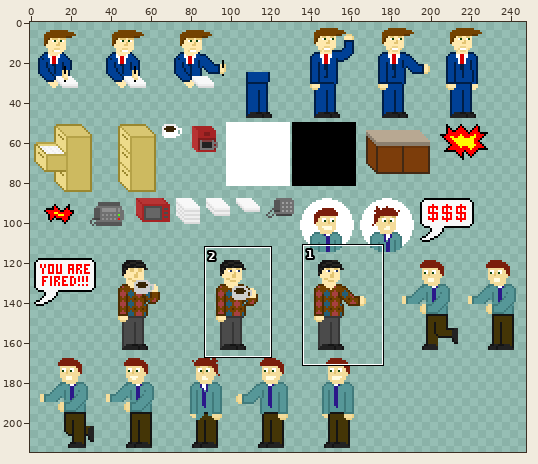
Sprite sheet, stored at src/assets/media/sprites.png. The first picture is a wide view before the edit; the outline marks the close-up.
Close-up. Earlier state:
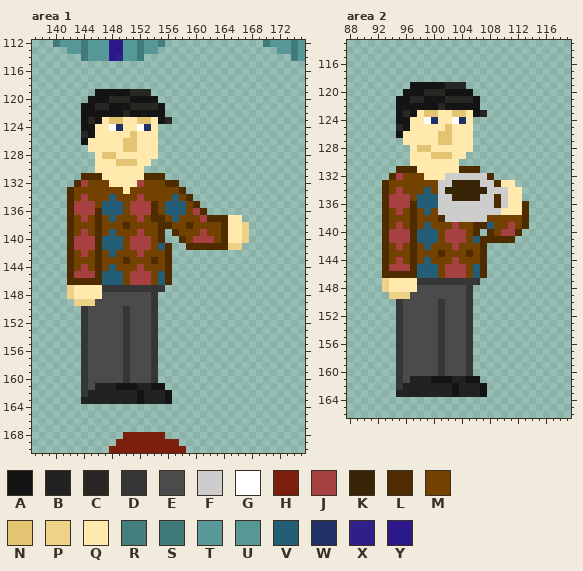
The file is 248x215 pixels. Pixels under 10% opacity are left out. Colours within 5 levels of each other are drawn and written as one. Shown: area 1: x 137..175, y 112..170; area 2: x 88..119, y 113..166. The old version is drawn lined up with the new one, on the new canvas. The wide view leaves out empty margins. The commit also changed other parts of the picture, which this record leaves out.
Palette (. is transparent): A #141414  B #222222  C #292723  D #363636  E #4b4b4b  F #cdcdcd  G #ffffff  H #7b1e0c  J #a74040  K #382406  L #4e2c00  M #744200  N #e3c472  P #edd288  Q #ffe9ad  R #407a7bf3  S #407a7b  T #569798f3  U #569798  V #245e76  W #202f66  X #2b188af3  Y #2b188a
Pixels before, area 1, first column x 140:
112 SUUUSUUUYYUUSUUR..............SUUUSU
113 ..UUSUUUYYUUSUU.................UUSU
114 ....SUUTYXUUS.....................SU
115 ....................................
116 ....................................
117 ....................................
118 ....................................
119 ......AAAAACCC......................
120 .....AAACCCAAAA.....................
121 ....AACCAAACCCCA....................
122 ....AAAAAACAAAAA....................
123 ....ACAQNNQQNNQAC...................
124 ....AAQQGWQQGWQ.....................
125 ....CAQQQQQNQQQ.....................
126 ....AQQQQQNNQQQ.....................
127 .....QQQQQNNQQQ.....................
128 ......QNNQQQQQQ.....................
129 ......QQQNNNQQ......................
130 ......QQQQQQQ.......................
131 ....LLLQQQQQQLLL....................
132 ...LJMMMQQQQJMMMLL..................
133 ..LMMMMMMMQMMMMMMML.................
134 ..LMJMMMVMMMJMMMMVML................
135 ..LJJJMVVVMJJJLMVVVML...............
136 ..LJJJLVVVMJJJLMVVVMJL..............
137 ..LMJMLMVMMMJMLLMVMMMJLLLQQ.........
138 ..LMMMLMMMLMMMMLLMMLMMMMLQQP........
139 ..LMJMLMVMMMJMML.LMMMJMMLQQP........
140 ..LJJJLVVVMJJJML..LMJJJMLQQP........
141 ..LJJJLVVVMJJJMVL..LLLLLLPP.........
142 ..LMJMLMVMMMJMMML...................
143 ..LMMMLMMMLMMMLML...................
144 ..LMJMLMVMMMJMMML...................
145 ..LJJJLVVVMJJJMVL...................
146 ..LLLLLVVVMJJJMVL...................
147 ..PQQQQDDDDDDDDD....................
148 ..PQQQQEEEEEEED.....................
149 ...PPPEEEEEEEED.....................
150 ....DEEEEEDEEED.....................
151 ....DEEEEEDEEED.....................
152 ....DEEEEEDEEED.....................
153 ....DEEEEEDEEED.....................
154 ....DEEEEEDEEED.....................
155 ....DEEEEEDEEED.....................
156 ....DEEEEEDEEED.....................
157 ....DEEEEEDEEED.....................
158 ....DEEEEEDEEED.....................
159 ....DEEEEEDEEED.....................
160 ....DEEEEEDEEED.....................
161 ....DEBBBAAABBAA....................
162 ....DBBBBBBBABBBA...................
163 ....BBBBBBBBABBBA...................
164 ....................................
165 ....................................
166 ....................................
167 ....................................
168 ..........HHHHHH....................
169 .........HHHHHHHHH..................
170 ........HHHHHHHHHHH.................
Pixels before, area 2, first column x 93:
119 ....AAAAACCC.........
120 ...AAACCCAAAA........
121 ..AACCAAACCCCA.......
122 ..AAAAAACAAAAA.......
123 ..ACAQNNQQNNQAC......
124 ..AAQQGWQQGWQ........
125 ..CAQQQQQNQQQ........
126 ..AQQQQQNNQQQ........
127 ...QQQQQNNQQQ........
128 ....QNNQQQQQQ........
129 ....QQQNNNQQ.........
130 ....QQQQQQQ..........
131 ..LLLQQQQQQLLL.......
132 .LJMMMQQQFFFFFFL.....
133 LMMMMMMMFFKKKKFFLQQ..
134 LMJMMMVMFKKKKKKFFFQQ.
135 LJJJMVVVFFKKKKFFLFQQ.
136 LJJJLVVVFFFFFFFFLFQQL
137 LMJMLMVMFFFFFFFFFQQQL
138 LMMMLMMMLFFFFFFMMMMML
139 LMJMLMVMMMJMMLLVMMJML
140 LJJJLVVVMJJJML.LMJJL.
141 LJJJLVVVMJJJMVLLLLL..
142 LMJMLMVMMMJMMML......
143 LMMMLMMMLMMMLML......
144 LMJMLMVMMMJMMML......
145 LJJJLVVVMJJJMVL......
146 LLLLLVVVMJJJMVL......
147 PQQQQDDDDDDDDD.......
148 PQQQQEEEEEEED........
149 .PPPEEEEEEEED........
150 ..DEEEEEDEEED........
151 ..DEEEEEDEEED........
152 ..DEEEEEDEEED........
153 ..DEEEEEDEEED........
154 ..DEEEEEDEEED........
155 ..DEEEEEDEEED........
156 ..DEEEEEDEEED........
157 ..DEEEEEDEEED........
158 ..DEEEEEDEEED........
159 ..DEEEEEDEEED........
160 ..DEEEEEDEEED........
161 ..DEBBBAAABBAA.......
162 ..DBBBBBBBABBBA......
163 ..BBBBBBBBABBBA......
Once edited:
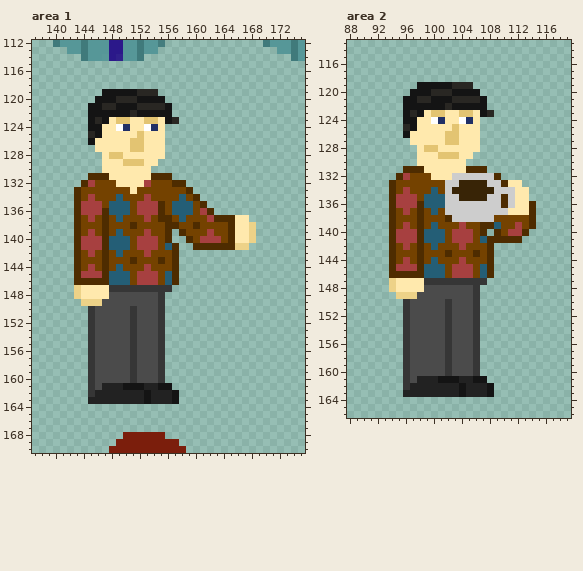
What changed:
canvas 248x215 -> 249x215
Changed rows in their new state; - is an unchanged pixel.
Area 1:
first column x 142:
119 ----.----A--C--------------
120 ---.--A--C---A-------------
121 --.-A-C--A---CA------------
122 --.-----AC----A------------
123 --.ACAQ-N-Q-NQAC-----------
124 --.-A-QGW-QGWQ-------------
125 --.CA----QN--Q-------------
126 --.A----Q-N--Q-------------
127 ---.----Q-N--Q-------------
128 ----.Q-N-----Q-------------
129 ----.--Q--N-Q--------------
130 ----.------Q---------------
131 --.--L-----Q--L------------
132 -.LJ--M---QJ--M-L----------
133 .L------MQ------ML---------
134 .LMJ--MV--MJ---MVML--------
135 .L--JM--VM--JLM--VML-------
136 .L--JL--VM--JLM--VMJL------
137 .LMJMLMV--MJM-LMV--MJ--L-Q-
138 .L--ML--ML---M-L-ML---ML-QP
139 .LMJMLMV--MJ-ML.L--MJ-ML-QP
140 .L--JL--VM--JML-.LM--JML-QP
141 .L--JL--VM--JMVL-.-----L-P-
142 .LMJMLMV--MJ--ML-----------
143 .L--ML--ML--MLML-----------
144 .LMJMLMV--MJ--ML-----------
145 .L--JL--VM--JMVL-----------
146 .----L--VM--JMVL-----------
147 .P---Q--------D------------
148 .P---Q------ED-------------
149 -.--P-------ED-------------
150 --.D----ED--ED-------------
151 --.D----ED--ED-------------
152 --.D----ED--ED-------------
153 --.D----ED--ED-------------
154 --.D----ED--ED-------------
155 --.D----ED--ED-------------
156 --.D----ED--ED-------------
157 --.D----ED--ED-------------
158 --.D----ED--ED-------------
159 --.D----ED--ED-------------
160 --.D----ED--ED-------------
161 --.DE--B--A-B-A------------
162 --.D------BA--BA-----------
163 --.-------BA--BA-----------
Area 2:
first column x 93:
119 ----.----A--C---------
120 ---.--A--C---A--------
121 --.-A-C--A---CA-------
122 --.-----AC----A-------
123 --.ACAQ-N-Q-NQAC------
124 --.-A-QGW-QGWQ--------
125 --.CA----QN--Q--------
126 --.A----Q-N--Q--------
127 ---.----Q-N--Q--------
128 ----.Q-N-----Q--------
129 ----.--Q--N-Q---------
130 ----.------Q----------
131 --.--L-----Q--L-------
132 -.LJ--M--Q-----FL-----
133 .L------M-F---K-FL-Q--
134 .LMJ--MVMF-----K--F-Q-
135 .L--JM--V-F---K-FLF-Q-
136 .L--JL--V-------FLF-QL
137 .LMJMLMVM--------F--QL
138 .L--ML--ML-----F----ML
139 .LMJMLMV--MJ-M-LV-MJML
140 .L--JL--VM--JML.LM-JL-
141 .L--JL--VM--JMV----L--
142 .LMJMLMV--MJ--ML------
143 .L--ML--ML--MLML------
144 .LMJMLMV--MJ--ML------
145 .L--JL--VM--JMVL------
146 .----L--VM--JMVL------
147 .P---Q--------D-------
148 .P---Q------ED--------
149 -.--P-------ED--------
150 --.D----ED--ED--------
151 --.D----ED--ED--------
152 --.D----ED--ED--------
153 --.D----ED--ED--------
154 --.D----ED--ED--------
155 --.D----ED--ED--------
156 --.D----ED--ED--------
157 --.D----ED--ED--------
158 --.D----ED--ED--------
159 --.D----ED--ED--------
160 --.D----ED--ED--------
161 --.DE--B--A-B-A-------
162 --.D------BA--BA------
163 --.-------BA--BA------
Changed places in both close-ups, as pixel boxes (x1, y1, x2, y2):
changed: (67, 89, 256, 404)
changed: (382, 82, 536, 397)
